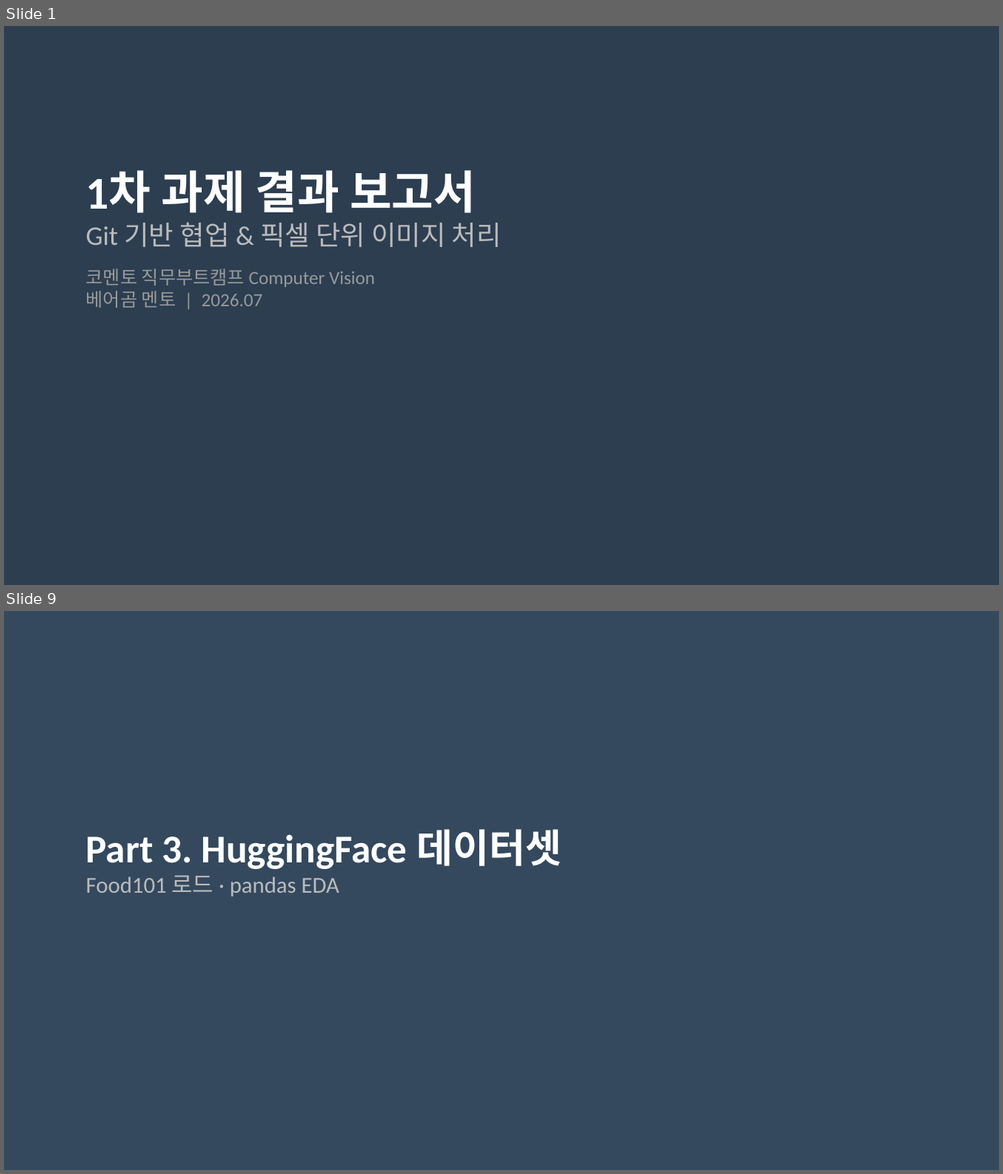
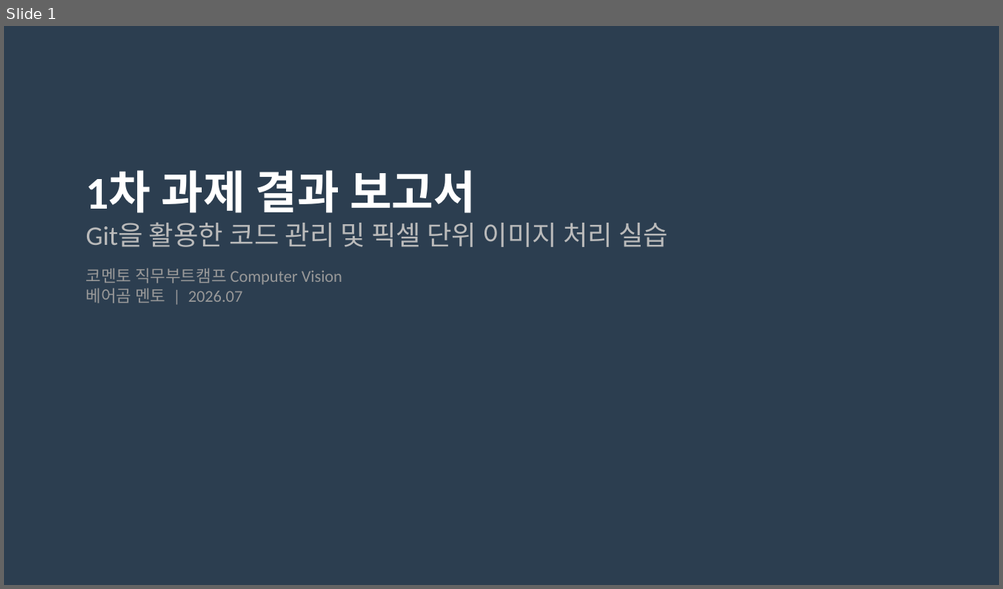
Before and after one commit to jsm0308/Bootcamp-CV, a slide deck: presentation.pptx. Shown one above the other, each under a label of ours: slides 1 and 9 before the commit, slide 1 after it; the slides between them are not shown. The pictures are 1003x1174 and 1003x589 pixels, drawn with LibreOffice and Linux fonts; fonts in the diff are those of the drawing. Boxes give left, top, right and bottom in pixels: in the first picture for what was removed or moved away, otherwise in the second. Text is boxed around its words. In the diff, an @@ line names an element or a change of style, - is before the commit and + after.

```diff
--- a/presentation.pptx
+++ b/presentation.pptx
@@ slide 9 removed at (x1=4, y1=611, x2=999, y2=1170), background #34495E @@
@@ text removed at (x1=86, y1=829, x2=561, y2=897) @@
-Part 3. HuggingFace 데이터셋
-Food101 로드 · pandas EDA
@@ slide 1 changed as well @@
@@ text at (x1=86, y1=222, x2=668, y2=247): text changed @@
-Git 기반 협업 & 픽셀 단위 이미지 처리
+Git을 활용한 코드 관리 및 픽셀 단위 이미지 처리 실습
@@ text at (x1=86, y1=268, x2=342, y2=304): size 18 to 16 pt in "코멘토 직무부트캠프 Computer Vision", "베어곰 멘토 | 2026.07" @@
```
Also in this commit, not shown: 1 other slide changed, 7 slides added, 13 other slides removed, 6 other files.
